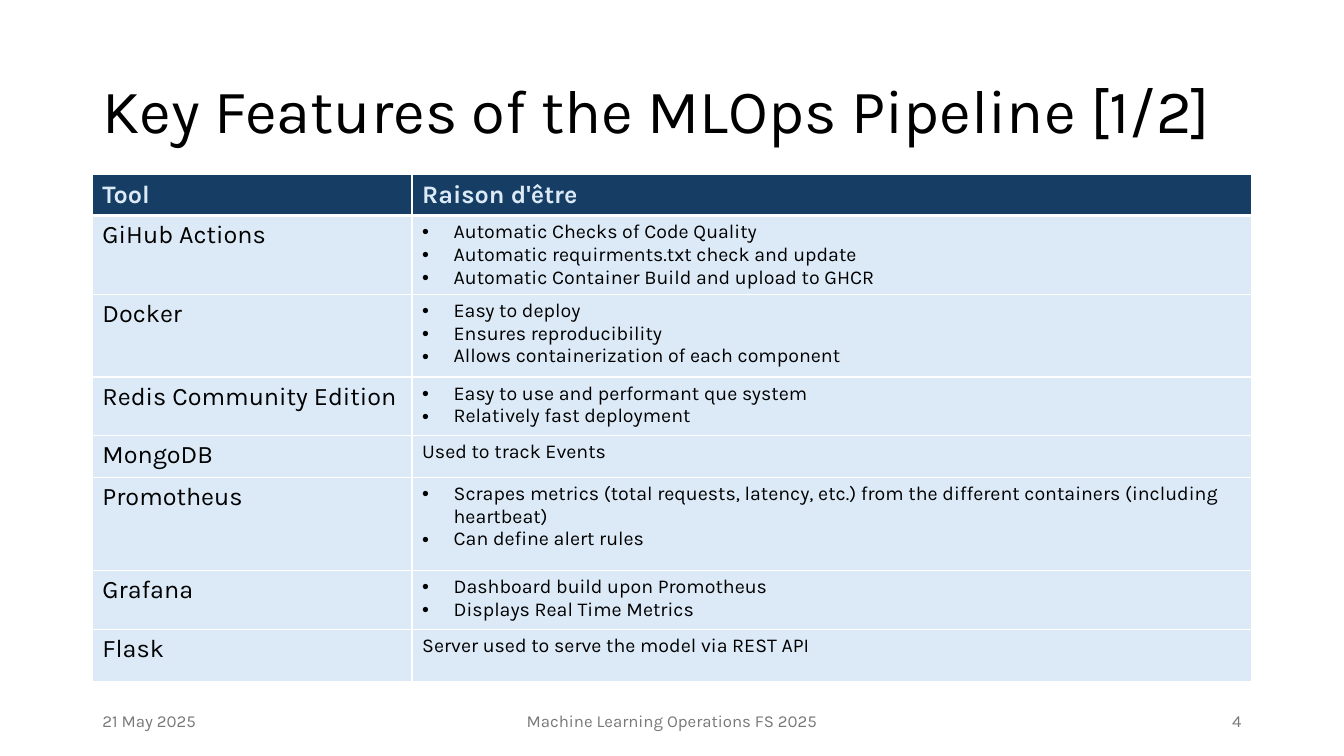
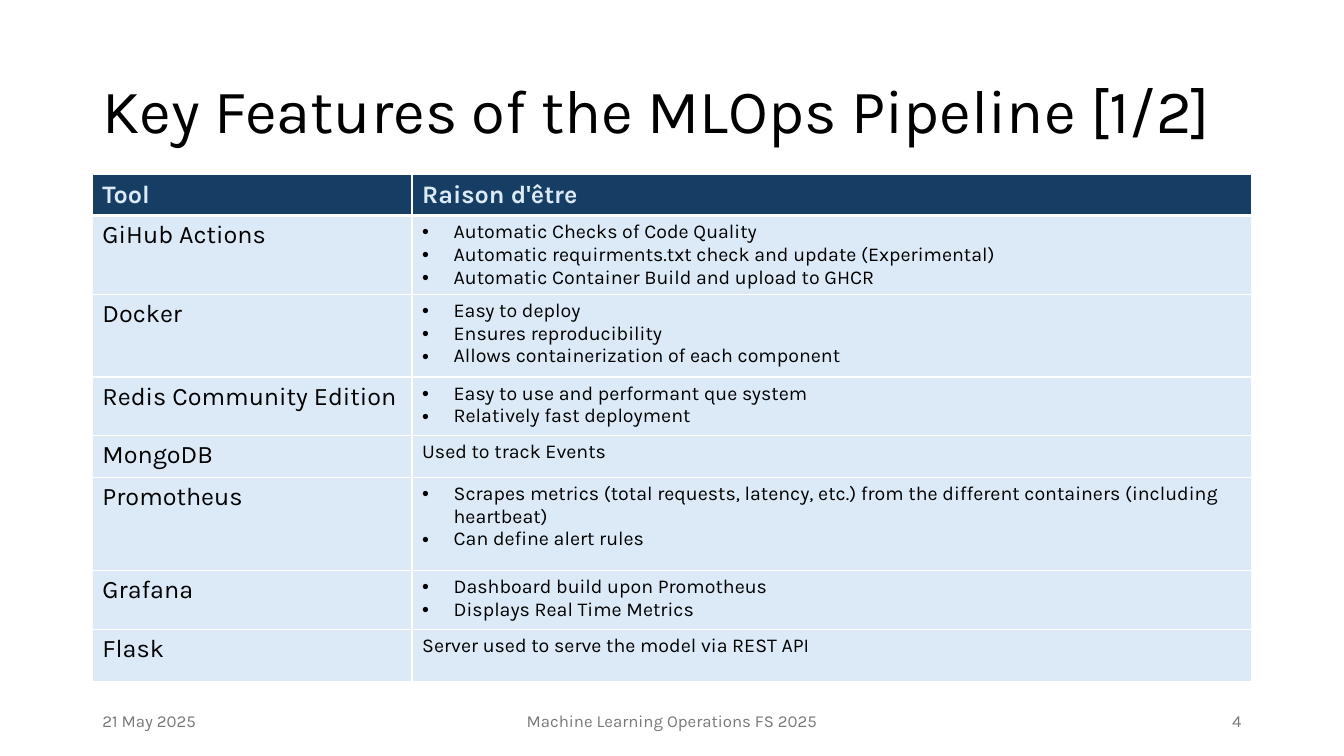
Before and after one commit to Saxermi/ml_ops_ice_cube, a slide deck: slide 4 of Group_13_Final_Presentation_Deck_IceCube_Neutrinos_in_Deep_Ice.pptx. Drawn at 1344x756 pixels with LibreOffice and Linux fonts; fonts in the diff are those of the drawing. Boxes give left, top, right and bottom in pixels: in the first picture for what was removed or moved away, otherwise in the second. Text is boxed around its words. In the diff, an @@ line names an element or a change of style, - is before the commit and + after.

```diff
--- a/Group_13_Final_Presentation_Deck_IceCube_Neutrinos_in_Deep_Ice.pptx
+++ b/Group_13_Final_Presentation_Deck_IceCube_Neutrinos_in_Deep_Ice.pptx
@@ table at [93,174,1252,685] @@
-row 2, column 2: Automatic Checks of Code Quality / Automatic requirments.txt check and update / Automatic Container Build and upload to GHCR
+row 2, column 2: Automatic Checks of Code Quality / Automatic requirments.txt check and update (Experimental) / Automatic Container Build and upload to GHCR
```
Also in this commit, not shown: 1 other slide changed, 1 other file.
